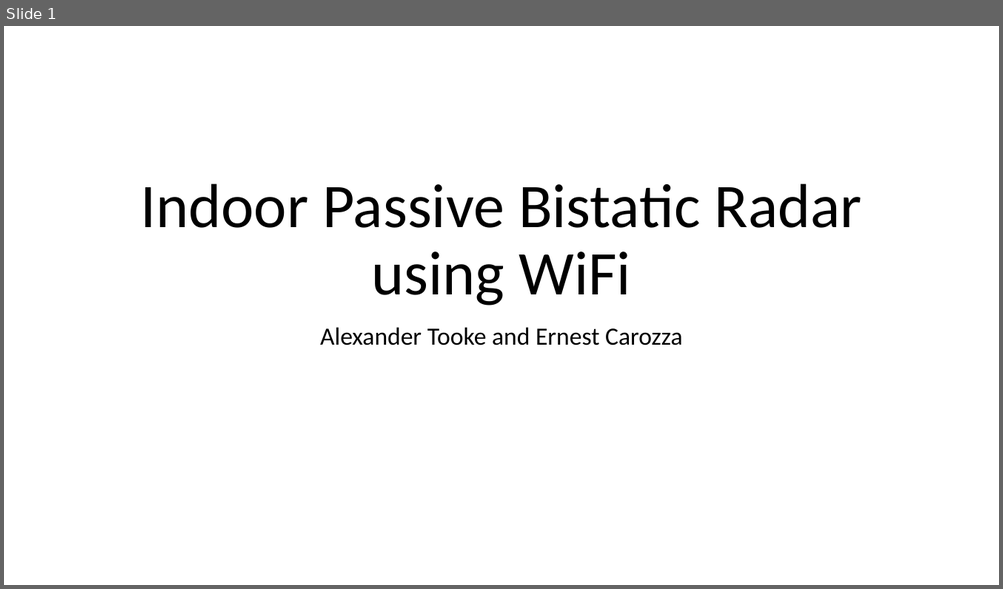
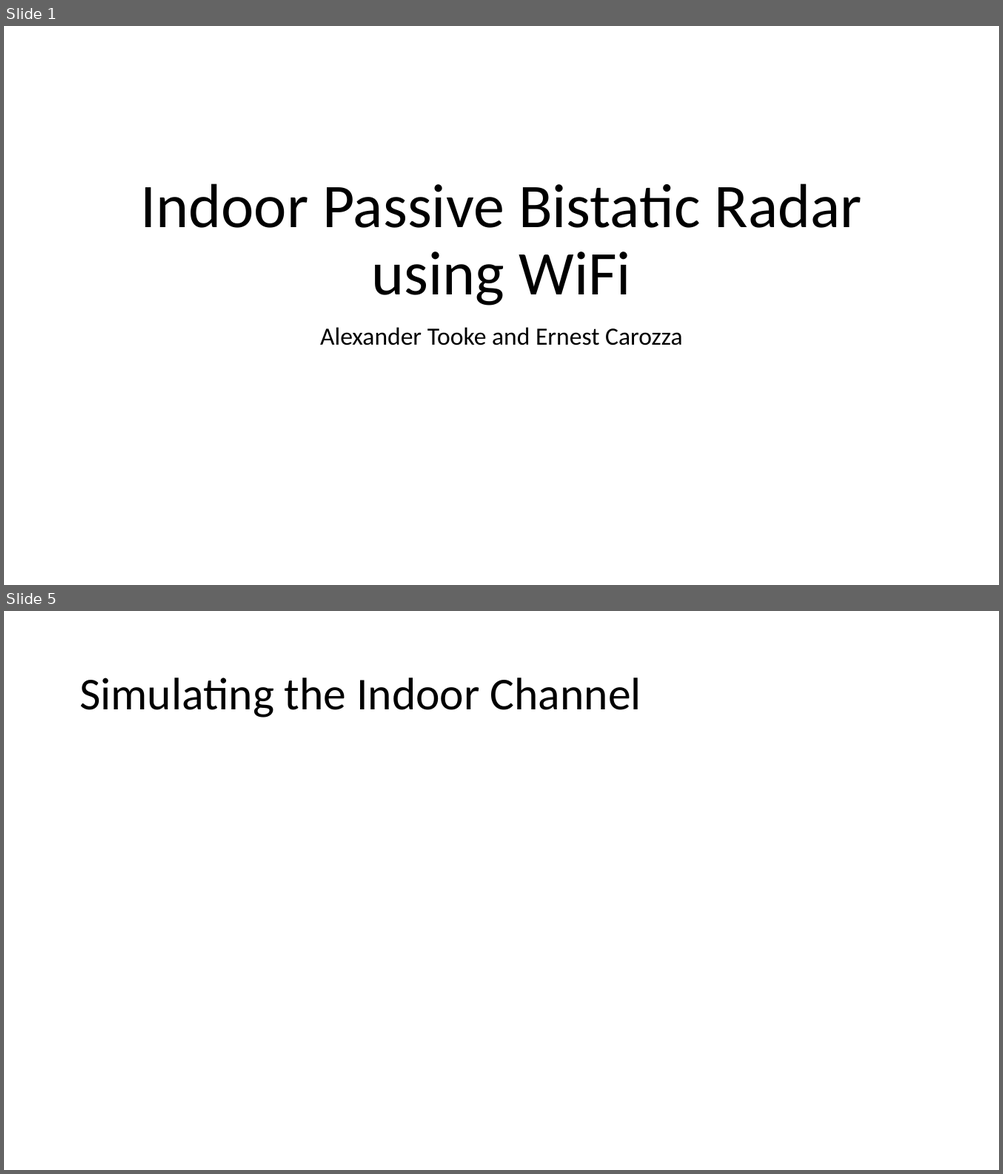
Before and after one commit to USRPMAN/wifi-radar, a slide deck: presentation.pptx. Shown one above the other, each under a label of ours: slide 1 before the commit, slides 1 and 5 after it; the slides between them are not shown. The pictures are 1003x589 and 1003x1174 pixels, drawn with LibreOffice and Linux fonts; fonts in the diff are those of the drawing; grey boxes stand for pictures. Boxes give left, top, right and bottom in pixels: in the first picture for what was removed or moved away, otherwise in the second. Text is boxed around its words. In the diff, an @@ line names an element or a change of style, - is before the commit and + after.

```diff
--- a/presentation.pptx
+++ b/presentation.pptx
@@ slide 5 added at box(4, 611, 999, 1170), background #FFFFFF @@
@@ title added at box(79, 678, 641, 718), 44 pt, text #000000 @@
+Simulating the Indoor Channel
```
Also in this commit, not shown: 3 slides changed, 3 other slides added, 2 slides removed.
